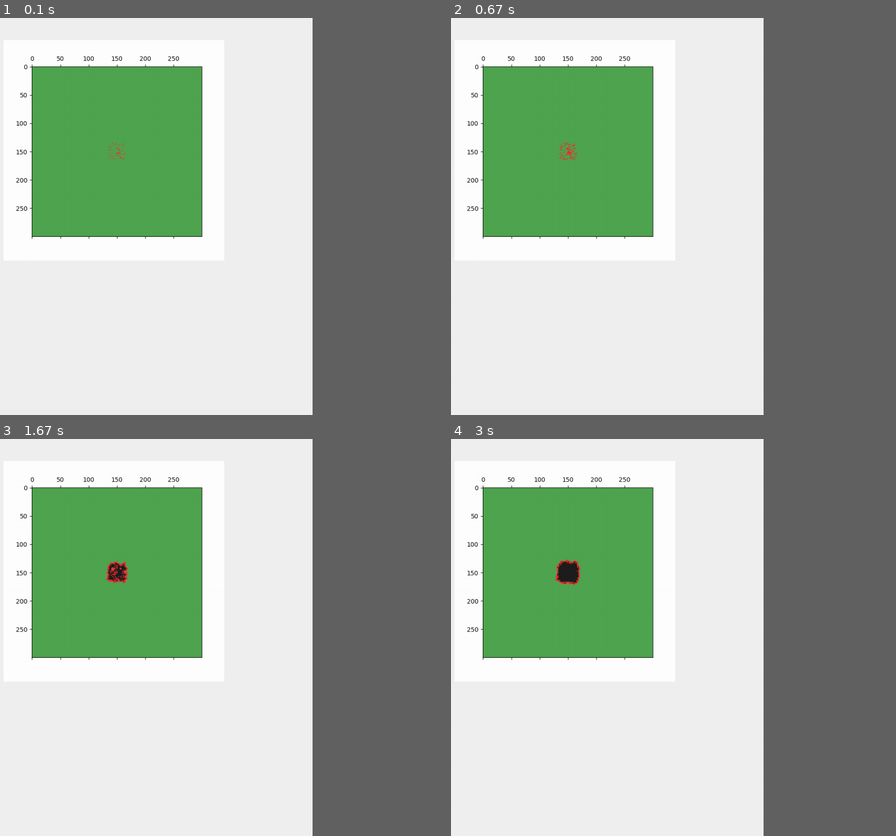
Above: before the commit, frames 1-4 (two rows, left to right).
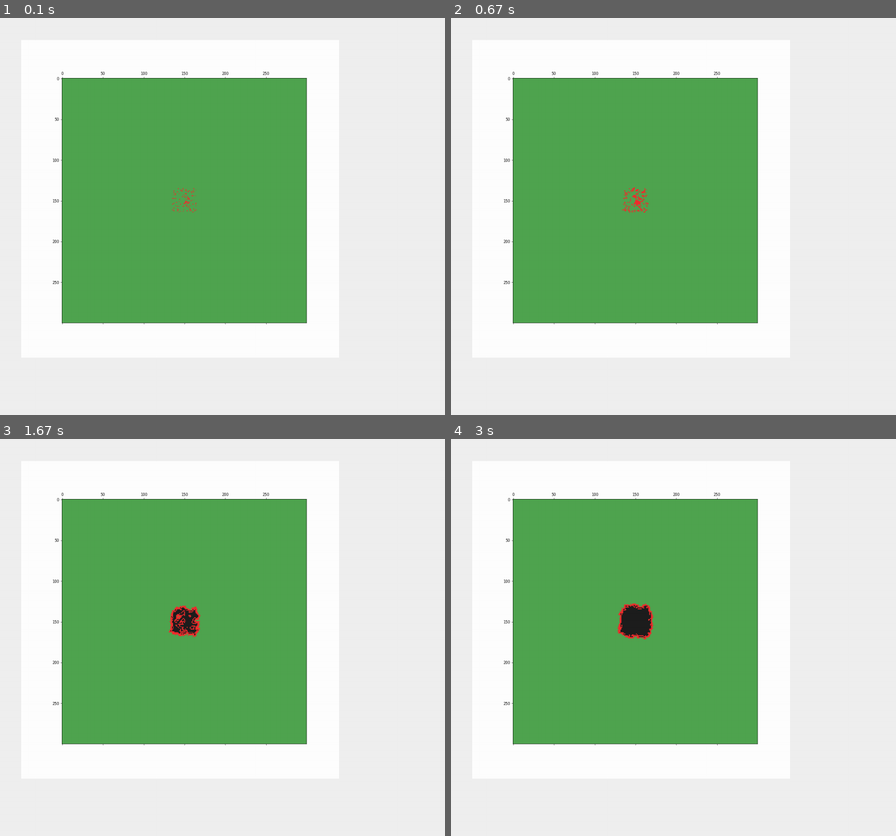
Above: after the commit, the same moments.

Repository: niquell122/Cellular-Automata
Game: pygame game, started from pygame_plot_CA.py
Two runs of this game, one before a commit and one after it. Both use one fixed random seed, a clock stepped at 60 frames per second and the inputs below.
Inputs (mouse positions are in pixels of both pictures, inside the frame that each line leads up to):
- Up to frame 1 (0.1 s): no input
- Up to frame 2 (0.67 s): tap V at 0.33 s
- Up to frame 3 (1.67 s): move the mouse to (17, 577) at 1.17 s; click (17, 577) at 1.4 s
- Up to frame 4 (3 s): move the mouse to (824, 776) at 1.77 s; click (824, 776) at 2.02 s; move the mouse to (642, 502) at 2.4 s; click (642, 502) at 2.67 s
The window is 675x675 before the commit and 900x675 after it. Grey fills any space a smaller window leaves; there, only what the larger window draws over its background counts as a difference.

The runs differ from the first frame. In frame 1, 26% of the frame differs, in the area x 3-70%, y 9-78%; in frame 2, 26%; in frame 3, 26%; in frame 4, 27%.

Commit message:
prototype 2B split into probabilistic and deterministic

Diff:
--- a/cellular_automata/prototype_2B.py
+++ /dev/null
@@ -1,89 +0,0 @@
-import random
-from cellular_automata.cellular_automata import CellularAutomata
-from math import floor
-
-from global_variables import side
-from global_variables import empty_color
-from global_variables import fire_color
-from global_variables import forest_color
-from global_variables import ash_color
-from global_variables import catch_fire_chance
-
-def fire(cells):
-    total = 0
-    for cell in cells:
-        if cell == fire_color:
-            total += 1
-    return total
-
-
-def ashes(cells):
-    total = 0
-    for cell in cells:
-        if cell == ash_color:
-            total += 1
-    return total
-
-
-def wildfire(curr, neigh):
-    fire_neighbors = fire(neigh)
-    ash_neighbors = ashes(neigh)
-
-    if curr == forest_color:
-        chance = catch_fire_chance[fire_neighbors]
-
-        if random.random() < chance:
-            return fire_color
-        else:
-            return forest_color
-
-    if curr == fire_color and fire_neighbors > 7:
-        return ash_color
-
-    if curr == fire_color and fire_neighbors < ash_neighbors:
-        return ash_color
-
-    return curr
-
-arr = []
-
-# proportion of fire agains forest
-choices = [forest_color, forest_color, forest_color, forest_color, forest_color, forest_color, forest_color, fire_color]
-
-
-########################################  MAP Options  ########################################
-
-#### RANDOM MAP ####
-# for i in range(side):
-#     arr.append([])
-#     for j in range(side):
-#         arr[i].append(random.choice(choices))
-#### RANDOM MAP ####
-
-#### FOREST MAP WITH RANDOM FIRE SPREAD IN THE CENTER ####
-for i in range(side):
-    arr.append([])
-    for j in range(side):
-        arr[i].append(forest_color)
-
-fire_area = floor(side/10)
-offset_map_center = floor(side/2 - fire_area/2)
-
-for i in range(fire_area):
-    for j in range(fire_area):
-        arr[i+offset_map_center][j+offset_map_center] = random.choice(choices)
-#### FOREST MAP WITH RANDOM FIRE SPREAD IN THE CENTER ####
-
-#### FOREST MAP WITH FLAT AMMOUNT OF FIRE ON THE CENTER ####
-# for i in range(side):
-#     arr.append([])
-#     for j in range(side):
-#         arr[i].append(forest_color)
-
-# for i in range(4):
-#     for j in range(4):
-#         arr[i+floor(side/2)][j+floor(side/2)] = fire_color
-#### FOREST MAP WITH FIRE ON THE CENTER ####
-
-
-_2B = CellularAutomata(arr, wildfire)
--- /dev/null
+++ b/cellular_automata/prototype_deterministic.py
@@ -0,0 +1,54 @@
+import random
+from cellular_automata.cellular_automata import CellularAutomata
+from math import floor
+
+from global_variables import map_side
+from global_variables import empty_color
+from global_variables import fire_color
+from global_variables import forest_color
+from global_variables import ash_color
+from global_variables import catch_fire_chance
+
+import cellular_automata.terrain as terrain
+
+def fire(cells):
+    total = 0
+    for cell in cells:
+        if cell == fire_color:
+            total += 1
+    return total
+
+
+def ashes(cells):
+    total = 0
+    for cell in cells:
+        if cell == ash_color:
+            total += 1
+    return total
+
+
+def wildfire_deterministic(curr, neigh):
+    fire_neighbors = fire(neigh)
+    ash_neighbors = ashes(neigh)
+
+    ### combinando caracteristicas de diversos modelos
+    if curr == forest_color:
+
+        if fire_neighbors > 2:
+            return fire_color
+        else:
+            return forest_color
+
+    if curr == fire_color and fire_neighbors > 7:
+        return ash_color
+
+    if curr == fire_color and fire_neighbors < ash_neighbors:
+        return ash_color
+    ### o fogo apaga em função do tempo. parâmetro _tempo_de_queima_
+    ### reignição
+    ### matriz de influencia do vento
+    return curr
+
+arr = terrain.random_spread_in_the_center(40)
+
+_2B = CellularAutomata(arr, wildfire_deterministic)
--- /dev/null
+++ b/cellular_automata/prototype_probabilistic.py
@@ -0,0 +1,54 @@
+import random
+from cellular_automata.cellular_automata import CellularAutomata
+from math import floor
+
+from global_variables import map_side
+from global_variables import empty_color
+from global_variables import fire_color
+from global_variables import forest_color
+from global_variables import ash_color
+from global_variables import catch_fire_chance
+
+import cellular_automata.terrain as terrain
+
+def fire(cells):
+    total = 0
+    for cell in cells:
+        if cell == fire_color:
+            total += 1
+    return total
+
+
+def ashes(cells):
+    total = 0
+    for cell in cells:
+        if cell == ash_color:
+            total += 1
+    return total
+
+def wildfire_prob(curr, neigh):
+    fire_neighbors = fire(neigh)
+    ash_neighbors = ashes(neigh)
+
+    ### combinando caracteristicas de diversos modelos
+    if curr == forest_color:
+        chance = catch_fire_chance[fire_neighbors]
+
+        if random.random() < chance:
+            return fire_color
+        else:
+            return forest_color
+
+    if curr == fire_color and fire_neighbors > 7:
+        return ash_color
+
+    if curr == fire_color and fire_neighbors < ash_neighbors:
+        return ash_color
+    ### o fogo apaga em função do tempo. parâmetro _tempo_de_queima_
+    ### reignição
+    ### matriz de influencia do vento
+    return curr
+
+arr = terrain.random_spread_in_the_center(40)
+
+_2B = CellularAutomata(arr, wildfire_prob)
--- /dev/null
+++ b/cellular_automata/terrain.py
@@ -0,0 +1,42 @@
+from math import floor
+import random
+
+from global_variables import map_side
+from global_variables import empty_color
+from global_variables import fire_color
+from global_variables import forest_color
+from global_variables import ash_color
+from global_variables import catch_fire_chance
+
+
+def single_staring_point(size):
+    arr = []
+    for i in range(map_side):
+        arr.append([])
+        for j in range(map_side):
+            arr[i].append(forest_color)
+
+    for i in range(size):
+        for j in range(size):
+            arr[i+floor(map_side/2)][j+floor(map_side/2)] = fire_color
+
+    return arr
+
+
+def random_spread_in_the_center(size):
+    arr = []
+    choices = [forest_color, forest_color, forest_color, forest_color, forest_color, forest_color, forest_color, fire_color]
+
+    for i in range(map_side):
+        arr.append([])
+        for j in range(map_side):
+            arr[i].append(forest_color)
+
+    fire_area = floor(map_side/10)
+    offset_map_center = floor(map_side/2 - fire_area/2)
+
+    for i in range(fire_area):
+        for j in range(fire_area):
+            arr[i+offset_map_center][j+offset_map_center] = random.choice(choices)
+
+    return arr
--- /dev/null
+++ b/cellular_automata/wind.py
@@ -0,0 +1 @@
+### matriz de influencia do vento
--- a/global_variables.py
+++ b/global_variables.py
@@ -1,5 +1,5 @@
 square_size = 1                 # meter
-side = 300                      # array dimensions
+map_side = 300                  # array dimensions
 
 
 #### Cell Colors
@@ -21,3 +21,5 @@
     7: 1,
     8: 1
 }
+### ao aplicar a matriz do vento estes valores se tornam o coeficiente de "catch_fire" mas funcionam da mesma maneira (mudar valores%)
+### dict coef:chance
--- a/pygame_plot_CA.py
+++ b/pygame_plot_CA.py
@@ -7,16 +7,16 @@
 import matplotlib
 matplotlib.use("Agg")
 
-from cellular_automata.prototype_2B import _2B
+from cellular_automata.prototype_probabilistic import _2B
 
-window_width = 900
+window_width = 1200
 window_height = 900
 surface_width = 123
 
-figsize_x = 5 # inches
-figsize_y = 5 # inches
+figsize_x = 12 # inches
+figsize_y = 12 # inches
 
-fig_dpi = 100 # pixels per inch
+fig_dpi = 60 # pixels per inch
 
 map_cord_x = window_width/2 - (figsize_x * fig_dpi)/2
 map_cord_y = 50
